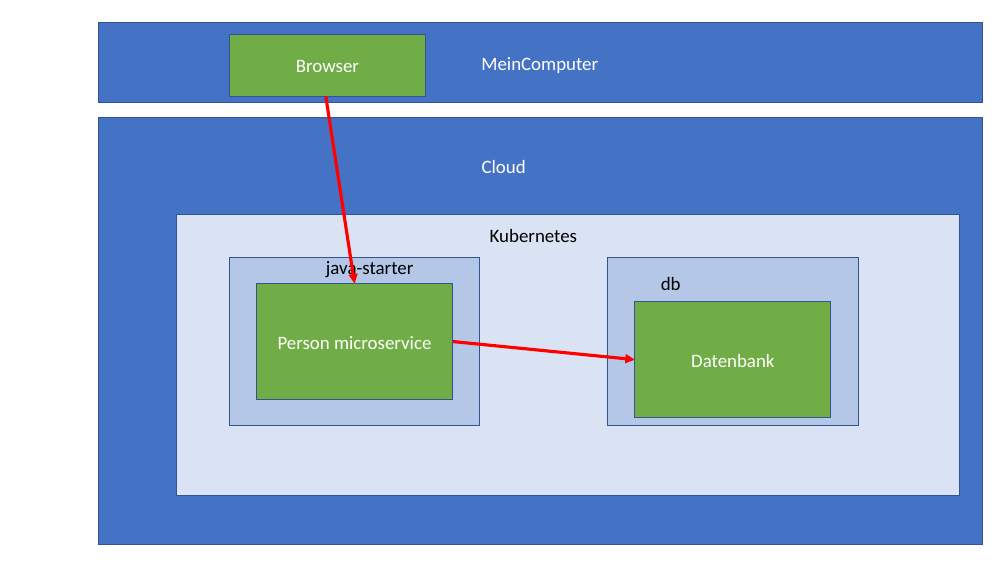
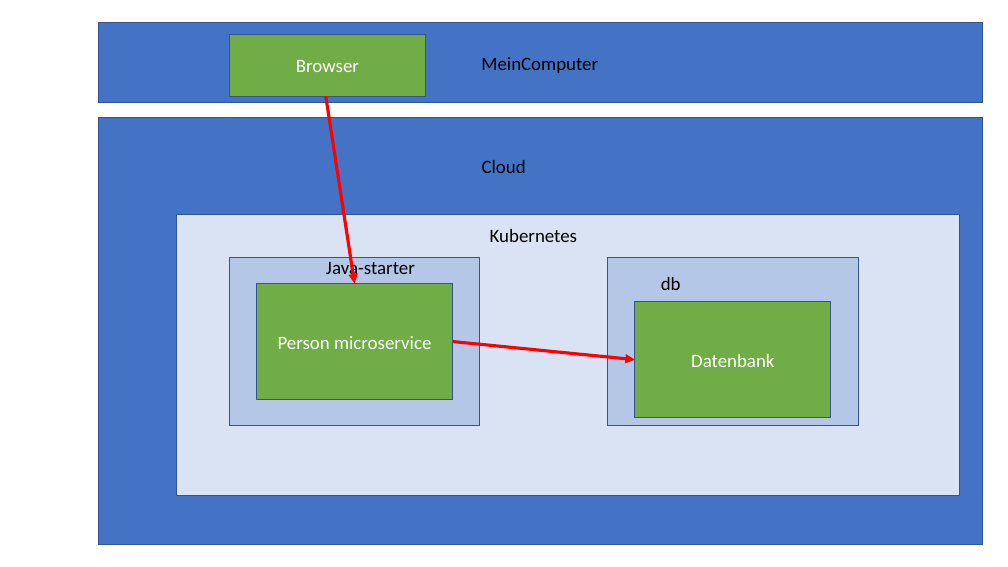
Before and after one commit to igeldo/PR4-SoSe23, a slide deck: slide 59 of Java-Starter.pptx. Drawn at 1008x567 pixels with LibreOffice and Linux fonts; fonts in the diff are those of the drawing. Boxes give left, top, right and bottom in pixels: in the first picture for what was removed or moved away, otherwise in the second. Text is boxed around its words. In the diff, an @@ line names an element or a change of style, - is before the commit and + after.

```diff
--- a/Java-Starter.pptx
+++ b/Java-Starter.pptx
@@ text "MeinComputer" at [481,57,598,73]: text colour #FFFFFF to #000000 @@
@@ text "Cloud" at [482,160,526,173]: text colour #FFFFFF to #000000 @@
@@ text at [326,258,415,279]: text changed @@
-java-starter
+Java-starter
```
Also in this commit, not shown: 6 other slides changed, 2 slides removed, 2 other files.
